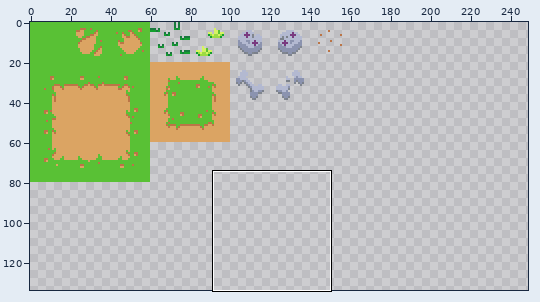
File history of a sprite sheet, Jogo_jam/Passado/passado_tileset.png. Above, an overview of the earlier version with the close-up marked.
Close-up. Before the commit:
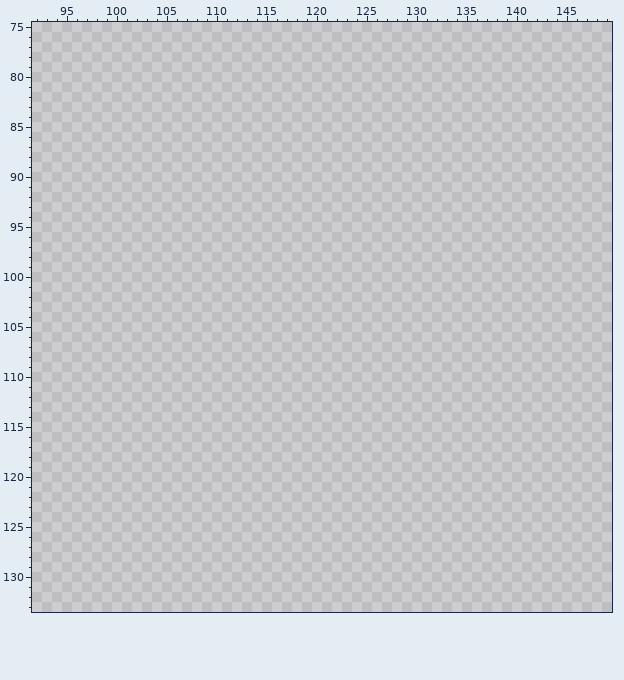
The file is 256x256 pixels. Shown: x 92..149, y 75..133. The wide view leaves out empty margins. The commit also changed other parts of the picture, which this record leaves out.
Palette (. is transparent): 
Pixels before (only the part around the change), first column x 92:
 75 ..........................................................
 76 ..........................................................
 77 ..........................................................
 78 ..........................................................
 79 ..........................................................
 80 ..........................................................
 81 ..........................................................
 82 ..........................................................
 83 ..........................................................
 84 ..........................................................
 85 ..........................................................
 86 ..........................................................
 87 ..........................................................
 88 ..........................................................
 89 ..........................................................
 90 ..........................................................
 91 ..........................................................
 92 ..........................................................
 93 ..........................................................
 94 ..........................................................
 95 ..........................................................
 96 ..........................................................
 97 ..........................................................
 98 ..........................................................
 99 ..........................................................
100 ..........................................................
101 ..........................................................
102 ..........................................................
103 ..........................................................
104 ..........................................................
105 ..........................................................
106 ..........................................................
107 ..........................................................
108 ..........................................................
109 ..........................................................
110 ..........................................................
111 ..........................................................
112 ..........................................................
113 ..........................................................
114 ..........................................................
115 ..........................................................
116 ..........................................................
117 ..........................................................
118 ..........................................................
119 ..........................................................
120 ..........................................................
121 ..........................................................
122 ..........................................................
123 ..........................................................
124 ..........................................................
125 ..........................................................
126 ..........................................................
127 ..........................................................
128 ..........................................................
129 ..........................................................
130 ..........................................................
131 ..........................................................
132 ..........................................................
133 ..........................................................
Once edited:
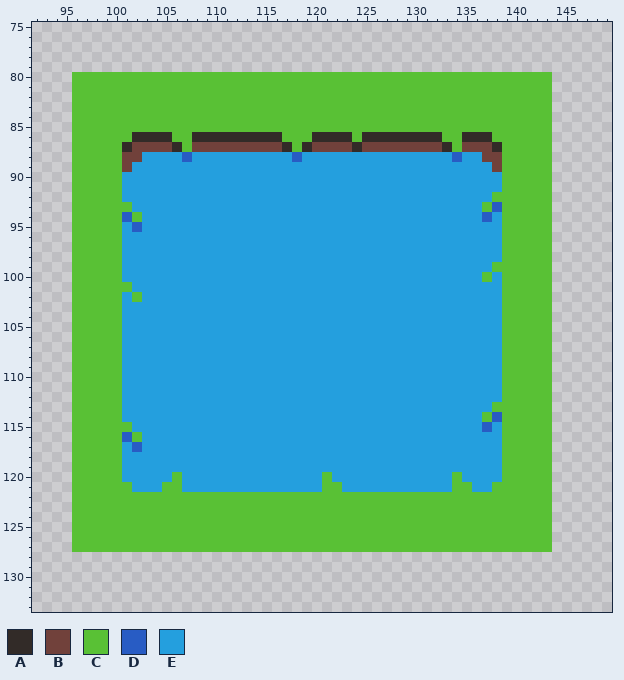
Colours new in this view: A #322b28  B #71413b  C #59c135  D #285cc4  E #249fde
The exact change:
y 80..85: x 96..143 ................................................ -> CCCCCCCCCCCCCCCCCCCCCCCCCCCCCCCCCCCCCCCCCCCCCCCC
y 86: x 96..143 ................................................ -> CCCCCCAAAACCAAAAAAAAACCCAAAACAAAAAAAACCAAACCCCCC
y 87: x 96..143 ................................................ -> CCCCCABBBBACBBBBBBBBBACABBBBABBBBBBBBACBBBACCCCC
y 88: x 96..143 ................................................ -> CCCCCBBEEEEDEEEEEEEEEEDEEEEEEEEEEEEEEEDEEBBCCCCC
y 89: x 96..143 ................................................ -> CCCCCBEEEEEEEEEEEEEEEEEEEEEEEEEEEEEEEEEEEEBCCCCC
y 90..91: x 96..143 ................................................ -> CCCCCEEEEEEEEEEEEEEEEEEEEEEEEEEEEEEEEEEEEEECCCCC
y 92: x 96..143 ................................................ -> CCCCCEEEEEEEEEEEEEEEEEEEEEEEEEEEEEEEEEEEEECCCCCC
y 93: x 96..143 ................................................ -> CCCCCCEEEEEEEEEEEEEEEEEEEEEEEEEEEEEEEEEEECDCCCCC
y 94: x 96..143 ................................................ -> CCCCCDCEEEEEEEEEEEEEEEEEEEEEEEEEEEEEEEEEEDECCCCC
y 95: x 96..143 ................................................ -> CCCCCEDEEEEEEEEEEEEEEEEEEEEEEEEEEEEEEEEEEEECCCCC
y 96..98: x 96..143 ................................................ -> CCCCCEEEEEEEEEEEEEEEEEEEEEEEEEEEEEEEEEEEEEECCCCC
y 99: x 96..143 ................................................ -> CCCCCEEEEEEEEEEEEEEEEEEEEEEEEEEEEEEEEEEEEECCCCCC
y 100: x 96..143 ................................................ -> CCCCCEEEEEEEEEEEEEEEEEEEEEEEEEEEEEEEEEEEECECCCCC
y 101: x 96..143 ................................................ -> CCCCCCEEEEEEEEEEEEEEEEEEEEEEEEEEEEEEEEEEEEECCCCC
y 102: x 96..143 ................................................ -> CCCCCECEEEEEEEEEEEEEEEEEEEEEEEEEEEEEEEEEEEECCCCC
y 103..112: x 96..143 ................................................ -> CCCCCEEEEEEEEEEEEEEEEEEEEEEEEEEEEEEEEEEEEEECCCCC
y 113: x 96..143 ................................................ -> CCCCCEEEEEEEEEEEEEEEEEEEEEEEEEEEEEEEEEEEEECCCCCC
y 114: x 96..143 ................................................ -> CCCCCEEEEEEEEEEEEEEEEEEEEEEEEEEEEEEEEEEEECDCCCCC
y 115: x 96..143 ................................................ -> CCCCCCEEEEEEEEEEEEEEEEEEEEEEEEEEEEEEEEEEEDECCCCC
y 116: x 96..143 ................................................ -> CCCCCDCEEEEEEEEEEEEEEEEEEEEEEEEEEEEEEEEEEEECCCCC
y 117: x 96..143 ................................................ -> CCCCCEDEEEEEEEEEEEEEEEEEEEEEEEEEEEEEEEEEEEECCCCC
y 118..119: x 96..143 ................................................ -> CCCCCEEEEEEEEEEEEEEEEEEEEEEEEEEEEEEEEEEEEEECCCCC
y 120: x 96..143 ................................................ -> CCCCCEEEEECEEEEEEEEEEEEEECEEEEEEEEEEEECEEEECCCCC
y 121: x 96..143 ................................................ -> CCCCCCEEECCEEEEEEEEEEEEEECCEEEEEEEEEEECCEECCCCCC
y 122..127: x 96..143 ................................................ -> CCCCCCCCCCCCCCCCCCCCCCCCCCCCCCCCCCCCCCCCCCCCCCCC
